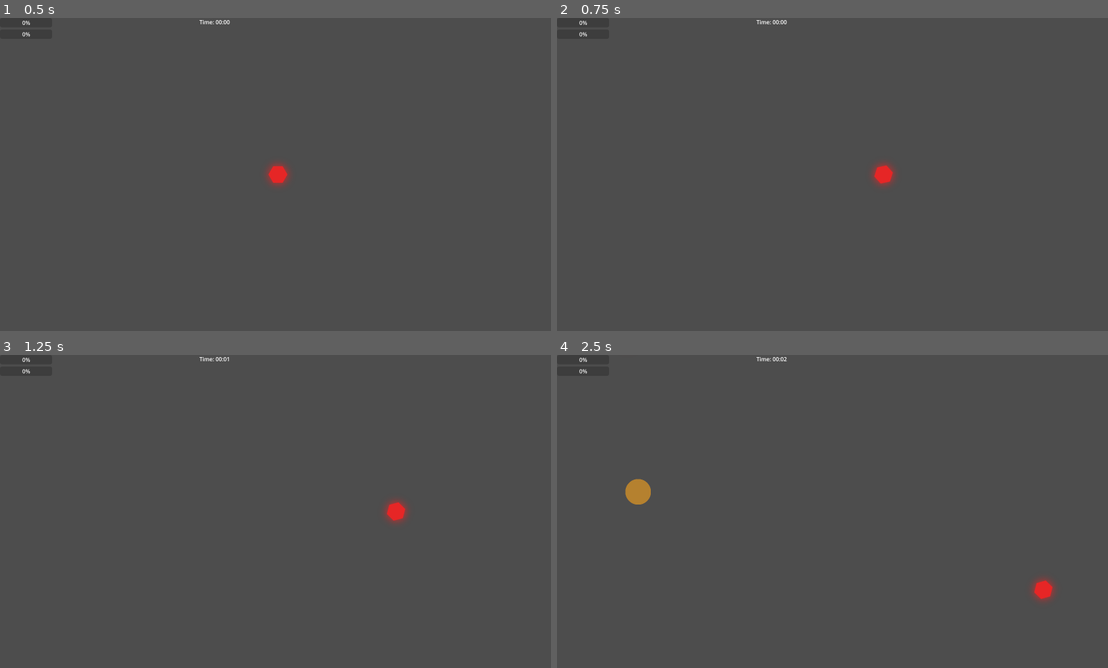
Above: before the commit, frames 1-4 (two rows, left to right).
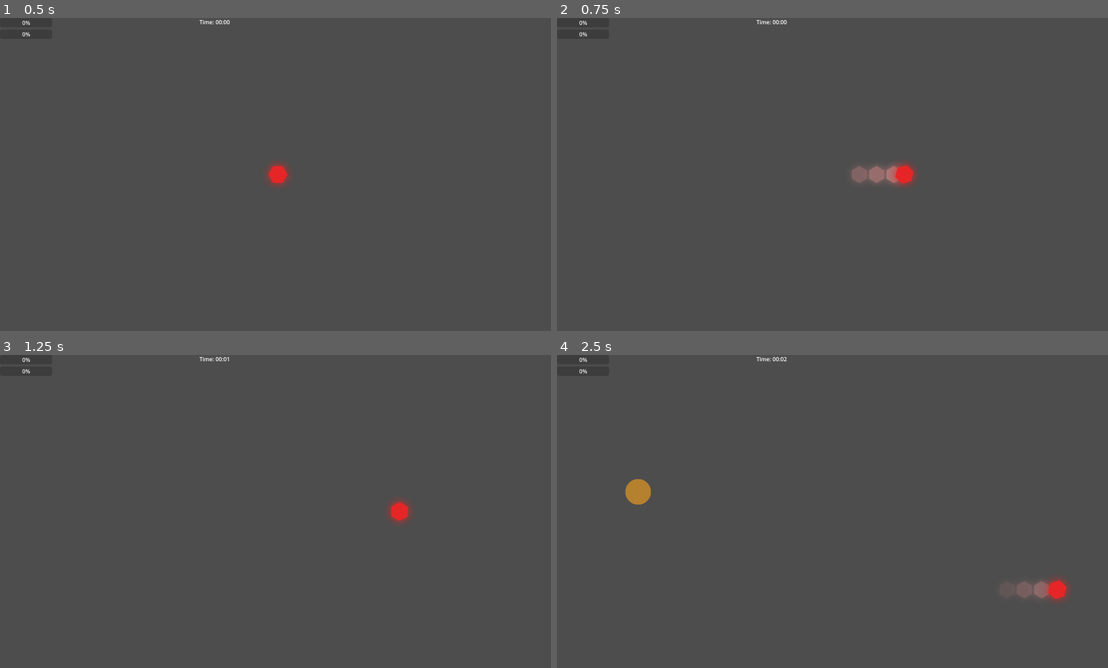
Above: after the commit, the same moments.

Repository: E3-Hub/major-jam-7
Game: Godot game, scene res://scenes/world/main.tscn
Same seed, same stepped clock (60 frames per second), same inputs: the game is played once before the commit and once after it.
Inputs (mouse positions are in pixels of both pictures, inside the frame that each line leads up to):
- Up to frame 1 (0.5 s): no input
- Up to frame 2 (0.75 s): tap Enter at 0.5 s; move the mouse to (959, 158) at 0.52 s; hold D (move_right) from 0.53 s (still down); tap Space (dash) at 0.6 s
- Up to frame 3 (1.25 s): keep holding D (move_right)
- Up to frame 4 (2.5 s): move the mouse to (722, 527) at 1.27 s; release D (move_right) at 1.28 s; hold S (move_down) 1.28-2.03 s; tap Q (cycle_color_next) at 1.35 s; tap Space (dash) at 1.55, 2.3 s; move the mouse to (893, 442) at 2.02 s; hold D (move_right) from 2.03 s (still down); tap E (cycle_color_prev) at 2.1 s

Frame 1 is identical in both runs. In frame 2, 0.7% of the frame differs, in the area x 53-66%, y 46-54%; in frame 3, 0.1%; in frame 4, 0.5%.

Commit message:
invincible system

Diff:
--- a/scenes/enemies/dashing_enemy.tscn
+++ b/scenes/enemies/dashing_enemy.tscn
@@ -1,9 +1,10 @@
-[gd_scene load_steps=8 format=3 uid="uid://dojfb0kdsmryb"]
+[gd_scene load_steps=9 format=3 uid="uid://dojfb0kdsmryb"]
 
 [ext_resource type="PackedScene" uid="uid://qpyt28bmnfkj" path="res://scenes/enemies/base_enemy.tscn" id="1_5ipbc"]
 [ext_resource type="Script" uid="uid://n2f0bamdbk3w" path="res://scripts/enemies/dashing_enemy.gd" id="1_l333l"]
 [ext_resource type="Shader" uid="uid://ct66c7vhhyphg" path="res://assets/shaders/color_change.gdshader" id="4_bghml"]
 [ext_resource type="Texture2D" uid="uid://claicnlqru787" path="res://assets/enemies/dashing_enemy.png" id="4_lq5po"]
+[ext_resource type="Script" uid="uid://br3dprin8ubcf" path="res://scripts/effects/ghost_trail_effect.gd" id="5_jbaq4"]
 
 [sub_resource type="CircleShape2D" id="CircleShape2D_l333l"]
 radius = 22.0227
@@ -25,8 +26,6 @@
 dash_distance = 600.0
 dash_damage = 25
 reflect_knockback_force = 300.0
-ghost_interval = 0.05
-ghost_fade_time = 0.2
 speed = 80.0
 
 [node name="CollisionShape2D" parent="." index="0"]
@@ -47,4 +46,7 @@
 [node name="CollisionShape2D" type="CollisionShape2D" parent="DashAttackArea" index="0"]
 shape = SubResource("CircleShape2D_dash")
 
-[node name="GhostTimer" type="Timer" parent="." index="5"]
+[node name="GhostTrailEffect" type="Node2D" parent="." index="6" node_paths=PackedStringArray("sprite")]
+script = ExtResource("5_jbaq4")
+sprite = NodePath("../Sprite2D")
+metadata/_custom_type_script = "uid://br3dprin8ubcf"
--- a/scenes/player/player.tscn
+++ b/scenes/player/player.tscn
@@ -7,6 +7,7 @@
 [ext_resource type="Shader" uid="uid://ct66c7vhhyphg" path="res://assets/shaders/color_change.gdshader" id="3_75vfm"]
 [ext_resource type="Texture2D" uid="uid://dpu802deiywy" path="res://assets/player/player.png" id="3_p47bc"]
 [ext_resource type="Script" uid="uid://ca8587uneoa35" path="res://scripts/systems/knockback_system.gd" id="7_0owmy"]
+[ext_resource type="Script" uid="uid://br3dprin8ubcf" path="res://scripts/effects/ghost_trail_effect.gd" id="8_qek5x"]
 
 [sub_resource type="ShaderMaterial" id="ShaderMaterial_0owmy"]
 shader = ExtResource("3_75vfm")
@@ -41,3 +42,9 @@
 [node name="KnockbackSystem" type="Node" parent="."]
 script = ExtResource("7_0owmy")
 metadata/_custom_type_script = "uid://ca8587uneoa35"
+
+[node name="GhostTrailEffect" type="Node2D" parent="." node_paths=PackedStringArray("sprite")]
+script = ExtResource("8_qek5x")
+ghost_interval = 0.03
+sprite = NodePath("../Sprite2D")
+metadata/_custom_type_script = "uid://br3dprin8ubcf"
--- /dev/null
+++ b/scripts/effects/ghost_trail_effect.gd
@@ -0,0 +1,43 @@
+class_name GhostTrailEffect
+extends Node2D
+
+@export var ghost_interval: float = 0.05
+@export var ghost_fade_time: float = 0.2
+@export var ghost_scale: float = 0.9
+@export var sprite: Sprite2D
+
+var color: Color
+var _ghost_timer: Timer
+
+func _ready():
+	_ghost_timer = Timer.new()
+	_ghost_timer.wait_time = ghost_interval
+	_ghost_timer.timeout.connect(_on_ghost_timer_timeout)
+	add_child(_ghost_timer)
+
+func start_effect():
+	_ghost_timer.start()
+
+func stop_effect():
+	_ghost_timer.stop()
+
+func create_ghost():
+	var ghost = Sprite2D.new()
+	ghost.texture = sprite.texture
+	ghost.material = sprite.material.duplicate()
+	ghost.material.set_shader_parameter("target_color", color)
+	ghost.global_position = sprite.global_position
+	ghost.rotation = sprite.rotation
+	ghost.scale = sprite.scale * ghost_scale
+	ghost.z_index = sprite.z_index - 1
+
+	get_tree().current_scene.add_child(ghost)
+
+	var tween = create_tween()
+	tween.tween_property(ghost.material, "shader_parameter/target_color", Color(color.r, color.g, color.b, 0.0), ghost_fade_time)
+	await tween.finished
+	if ghost and is_instance_valid(ghost):
+		ghost.queue_free()
+
+func _on_ghost_timer_timeout():
+	create_ghost()
--- a/scripts/enemies/dashing_enemy.gd
+++ b/scripts/enemies/dashing_enemy.gd
@@ -7,12 +7,10 @@
 @export var dash_distance: float = 600.0
 @export var dash_damage: int = 25
 @export var reflect_knockback_force: float = 300.0
-@export var ghost_interval: float = 0.05 # Time between ghost spawns
-@export var ghost_fade_time: float = 0.2 # How long ghosts take to fade
 
 @onready var dash_timer: Timer = $DashTimer
 @onready var dash_attack_area: Area2D = $DashAttackArea
-@onready var ghost_timer: Timer = $GhostTimer
+@onready var ghost_trail_effect: GhostTrailEffect = $GhostTrailEffect
 
 enum DashState {
 	APPROACHING,
@@ -24,7 +22,6 @@
 var dash_direction: Vector2
 var dash_start_position: Vector2
 var original_speed: float
-var active_ghosts: Array[Sprite2D] = []
 
 func _ready():
 	super._ready()
@@ -40,13 +37,6 @@
 	# Setup dash attack area
 	dash_attack_area.body_entered.connect(_on_dash_attack_area_body_entered)
 	dash_attack_area.monitoring = false # Only monitor during dash
-
-	# Setup ghost timer
-	ghost_timer.wait_time = ghost_interval
-	ghost_timer.timeout.connect(_on_ghost_timer_timeout)
-
-	# Connect to death signal to cleanup ghosts
-	health_system.died.connect(_on_enemy_died)
 
 func update_ai(delta):
 	if not player:
@@ -111,7 +101,8 @@
 	dash_attack_area.monitoring = true
 
 	# Start ghost trail
-	ghost_timer.start()
+	ghost_trail_effect.color = EnemyColorType.get_ghost_color(enemy_color)
+	ghost_trail_effect.start_effect()
 
 func end_dash():
 	current_state = DashState.APPROACHING
@@ -121,54 +112,13 @@
 	dash_attack_area.monitoring = false
 
 	# Stop creating ghosts
-	ghost_timer.stop()
-
-func create_ghost():
-	# Create a ghost sprite copy
-	var ghost = Sprite2D.new()
-	ghost.texture = sprite.texture
-	ghost.material = sprite.material.duplicate()
-	ghost.material.set_shader_parameter("target_color", EnemyColorType.get_ghost_color(enemy_color))
-	ghost.global_position = global_position
-	ghost.rotation = sprite.rotation
-	ghost.scale = sprite.scale
-
-	# Add to scene
-	get_tree().current_scene.add_child(ghost)
-	active_ghosts.append(ghost)
-
-	# Create fade out tween
-	var tween = create_tween()
-	tween.tween_property(ghost, "material:shader_parameter/target_color:a", 0.0, ghost_fade_time)
-	tween.tween_callback(func():
-		if ghost and is_instance_valid(ghost):
-			ghost.queue_free()
-			active_ghosts.erase(ghost)
-	)
+	ghost_trail_effect.stop_effect()
 
 func _on_dash_timer_timeout():
 	start_dash()
-
-func _on_ghost_timer_timeout():
-	if current_state == DashState.DASHING:
-		create_ghost()
 
 func _on_dash_attack_area_body_entered(body):
 	if body is Player and current_state == DashState.DASHING:
 		body.take_damage(dash_damage)
 		end_dash()
 		knockback_system.apply_knockback(-dash_direction * reflect_knockback_force)
-
-func cleanup_ghosts():
-	# Immediately remove all active ghosts
-	for ghost in active_ghosts:
-		if ghost and is_instance_valid(ghost):
-			ghost.queue_free()
-	active_ghosts.clear()
-
-	# Stop ghost timer to prevent new ghosts
-	ghost_timer.stop()
-
-func _on_enemy_died():
-	# Clean up ghosts when enemy dies
-	cleanup_ghosts()
--- a/scripts/enemies/enemy_color_type.gd
+++ b/scripts/enemies/enemy_color_type.gd
@@ -18,9 +18,9 @@
 static func get_ghost_color(color: int) -> Color:
     match color:
         RED:
-            return Color(1.0, 0.6, 0.6, 0.6)
+            return Color(1.0, 0.6, 0.6, 0.7)
         GREEN:
-            return Color(0.6, 1.0, 0.6, 0.6)
+            return Color(0.6, 1.0, 0.6, 0.7)
         BLUE:
-            return Color(0.2, 0.8, 1.0, 0.6)
+            return Color(0.2, 0.8, 1.0, 0.7)
     return Color(1.0, 1.0, 1.0, 0.6)
--- a/scripts/player/player.gd
+++ b/scripts/player/player.gd
@@ -2,25 +2,26 @@
 class_name Player
 
 @export var speed: float = 300.0
-@export var dash_speed: float
-@export var is_dashing: bool = false
-@export var dash_duration: float = 0.2 # seconds
-@export var dash_timer: float = 0.0
+@export var dash_speed: float = 1500.0
+@export var dash_duration: float = 0.1
 @export var dash_cooldown: float = 1.0
-@export var dash_cooldown_timer: float = 0.0
 @export var dash_direction = Vector2.ZERO
 @export var bullet_scene: PackedScene
 @export var base_shoot_cooldown: float = 0.2
-
-@export var player_red_sprite: Texture2D
-@export var player_green_sprite: Texture2D
-@export var player_blue_sprite: Texture2D
+@export var invincibility_on_damage_duration: float = 2.0 # Duration of invincibility after taking damage
+@export var blink_frequency: float = 0.1 # Time between sprite visibility toggles for blinking
 
 @onready var health_system: HealthSystem = $HealthSystem
 @onready var experience_system: ExperienceSystem = $ExperienceSystem
 @onready var shoot_timer: Timer = $ShootTimer
 @onready var sprite: Sprite2D = $Sprite2D
 @onready var knockback_system: KnockbackSystem = $KnockbackSystem
+@onready var ghost_trail_effect: GhostTrailEffect = $GhostTrailEffect
+
+var _dash_timer: float = 0.0
+var _dash_cooldown_timer: float = 0.0
+var _damage_invincibility_timer: float = 0.0 # Timer for invincibility after taking damage
+var _blink_toggle_timer: float = 0.0 # Timer to manage blink toggling
 
 var current_color: int = EnemyColorType.RED
 var can_shoot: bool = true
@@ -46,12 +47,12 @@
 	handle_rotation()
 	handle_shooting()
 	handle_color_cycling()
+	handle_invincibility(delta)
 
 func handle_movement():
-	dash_speed = speed * 3
 	var input_vector = get_input_direction()
 
-	if is_dashing:
+	if _dash_timer > 0:
 		velocity = dash_direction.normalized() * dash_speed * GameModifiers.player_speed_modifier
 	else:
 		velocity = input_vector.normalized() * speed * GameModifiers.player_speed_modifier
@@ -63,20 +64,24 @@
 
 func handle_dash(delta):
 	# Cooldown countdown
-	if dash_cooldown_timer > 0:
-		dash_cooldown_timer -= delta
+	if _dash_cooldown_timer > 0:
+		_dash_cooldown_timer -= delta
 
 	# Dash duration countdown
-	if is_dashing:
-		dash_timer -= delta
-		if dash_timer <= 0:
-			is_dashing = false
+	if _dash_timer > 0:
+		_dash_timer -= delta
+		if _dash_timer <= 0:
+			ghost_trail_effect.stop_effect()
+			# If not also invincible from damage, ensure sprite is visible
+			if not (_damage_invincibility_timer > 0):
+				sprite.visible = true
 
 	# Start dash if key pressed and not on cooldown
-	if Input.is_action_just_pressed("dash") and dash_cooldown_timer <= 0 and not is_dashing:
-		is_dashing = true
-		dash_timer = dash_duration
-		dash_cooldown_timer = dash_cooldown
+	if Input.is_action_just_pressed("dash") and _dash_cooldown_timer <= 0:
+		_dash_timer = dash_duration
+		_dash_cooldown_timer = dash_cooldown
+		ghost_trail_effect.color = EnemyColorType.get_ghost_color(current_color)
+		ghost_trail_effect.start_effect()
 		# Dash in the current input direction
 		dash_direction = get_input_direction()
 
@@ -117,7 +122,18 @@
 	can_shoot = true
 
 func take_damage(damage: int):
+	# If invincible from dashing or a previous hit, do nothing
+	if _dash_timer > 0 or _damage_invincibility_timer > 0:
+		return
+
 	health_system.take_damage(damage)
+
+	# Activate invincibility from this damage
+	_damage_invincibility_timer = invincibility_on_damage_duration
+	# Initialize blink timer to start blinking immediately if not already blinking from dash
+	if _dash_timer <= 0:
+		_blink_toggle_timer = blink_frequency
+		# sprite.visible = false # Optional: Set initial blink state, handle_invincibility will cover it
 
 func collect_experience(amount: int):
 	experience_system.add_experience(amount)
@@ -139,3 +155,22 @@
 
 func apply_knockback(force: Vector2):
 	knockback_system.apply_knockback(force)
+
+func handle_invincibility(delta: float):
+	var is_currently_invincible: bool = _dash_timer > 0 or (_damage_invincibility_timer > 0)
+
+	if _damage_invincibility_timer > 0:
+		_damage_invincibility_timer -= delta
+		if _damage_invincibility_timer <= 0 and _dash_timer <= 0: # Damage invincibility wore off, and not dashing
+			sprite.visible = true # Ensure sprite is visible
+
+	if is_currently_invincible:
+		_blink_toggle_timer -= delta
+		if _blink_toggle_timer <= 0:
+			sprite.visible = not sprite.visible
+			_blink_toggle_timer = blink_frequency
+	else:
+		# Ensure sprite is always visible when not invincible for any reason
+		if sprite.visible == false: # Only set if it was left in a hidden state
+			sprite.visible = true
+		_blink_toggle_timer = 0 # Reset blink timer
Not shown: 1 places in scenes/player/player.tscn that only renumber resources
